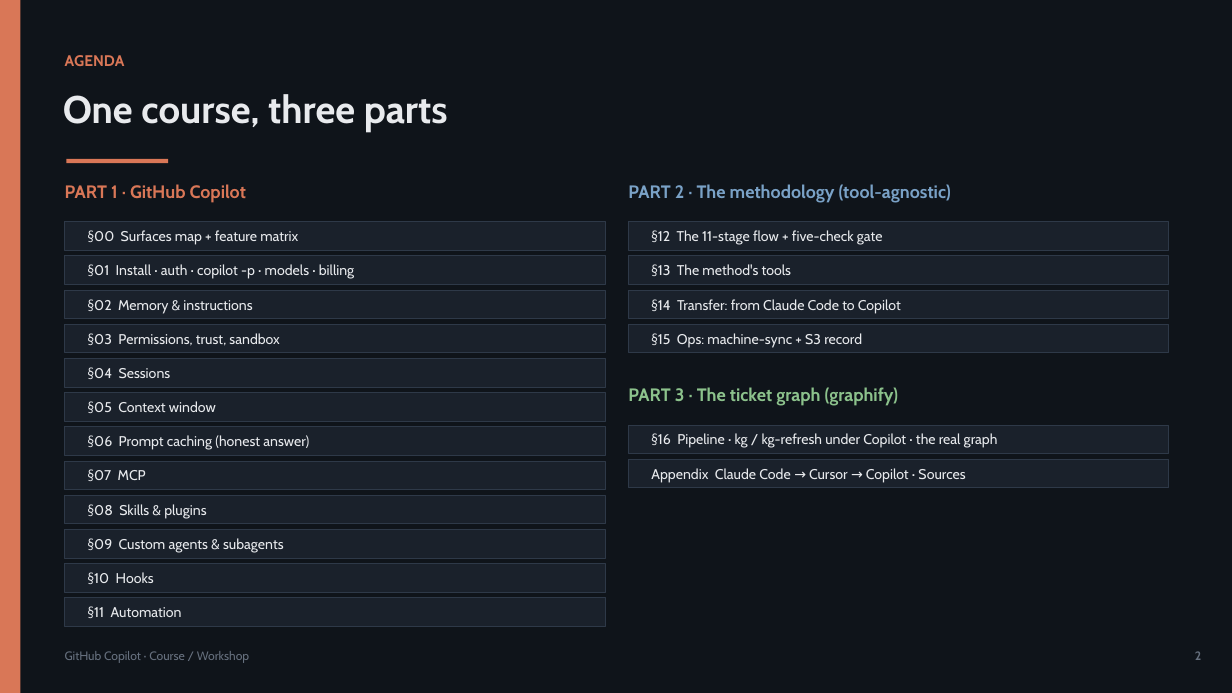
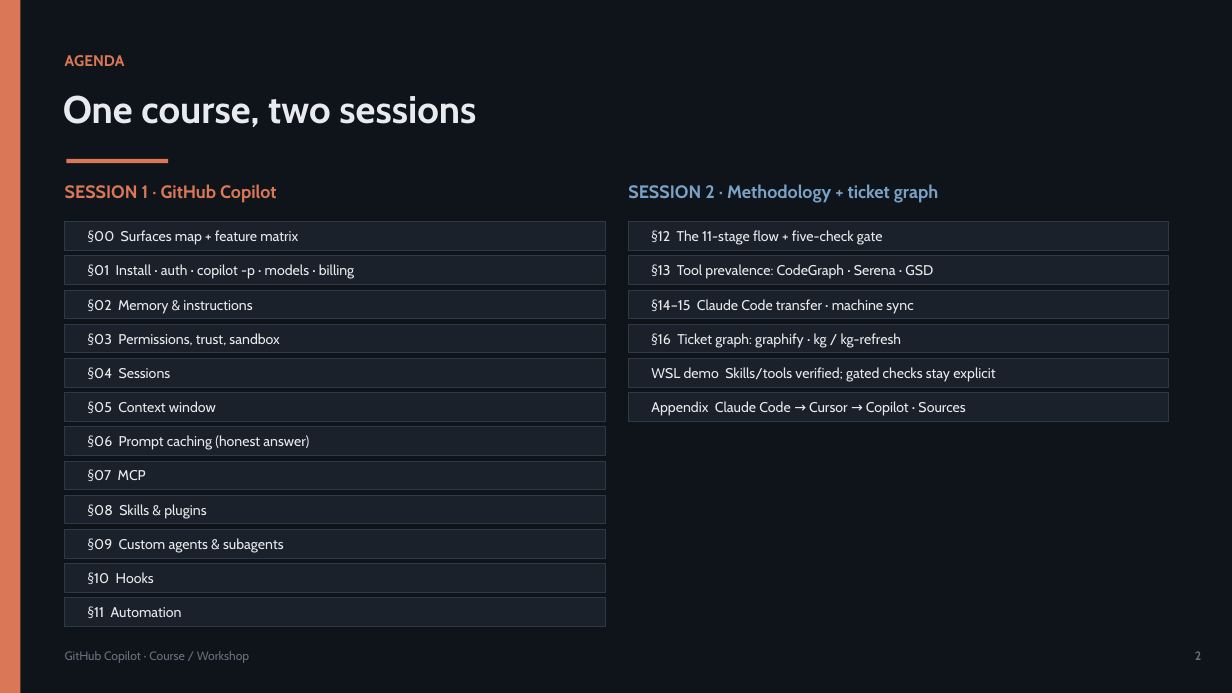
Before and after one commit to olonok69/copilot_code_ml_engineer, a slide deck: slide 2 of presentation/Copilot_Presentation.pptx. Drawn at 1232x693 pixels with LibreOffice and Linux fonts; fonts in the diff are those of the drawing. Boxes give left, top, right and bottom in pixels: in the first picture for what was removed or moved away, otherwise in the second. Text is boxed around its words. In the diff, an @@ line names an element or a change of style, - is before the commit and + after.

Commit message:
update to copilot github methodology and test live 8 skill in copilot

```diff
--- a/presentation/Copilot_Presentation.pptx
+++ b/presentation/Copilot_Presentation.pptx
@@ text at box(63, 95, 476, 127): text changed @@
-One course, three parts
+One course, two sessions
@@ text at box(65, 184, 276, 203): text changed @@
-PART 1 · GitHub Copilot
+SESSION 1 · GitHub Copilot
@@ text at box(628, 184, 938, 203): text changed @@
-PART 2 · The methodology (tool-agnostic)
+SESSION 2 · Methodology + ticket graph
@@ text at box(651, 264, 933, 279): text changed @@
-§13 The method's tools
+§13 Tool prevalence: CodeGraph · Serena · GSD
@@ text at box(651, 299, 913, 313): text changed @@
-§14 Transfer: from Claude Code to Copilot
+§14–15 Claude Code transfer · machine sync
@@ rectangle: place and size @@
-rectangle at box(628, 459, 1169, 488)
+rectangle at box(628, 359, 1169, 387)
@@ text at box(651, 333, 901, 348): text changed @@
-§15 Ops: machine-sync + S3 record
+§16 Ticket graph: graphify · kg / kg-refresh
@@ text removed at box(628, 387, 899, 406) @@
-PART 3 · The ticket graph (graphify)
@@ text added at box(651, 367, 995, 382), 11 pt, text #E8EAED @@
+WSL demo Skills/tools verified; gated checks stay explicit
@@ rectangle: place and size @@
-rectangle at box(628, 425, 1169, 454)
+rectangle at box(628, 393, 1169, 421)
@@ text "Appendix Claude Code → Cursor ...": place and size @@
-text "Appendix Claude Code → Cursor ..." at box(651, 468, 965, 483)
+text "Appendix Claude Code → Cursor ..." at box(651, 401, 965, 416)
@@ text removed at box(651, 433, 998, 448) @@
-§16 Pipeline · kg / kg-refresh under Copilot · the real graph
```
Also in this commit, not shown: 38 other slides changed, 1 slide added, 13 other files.
